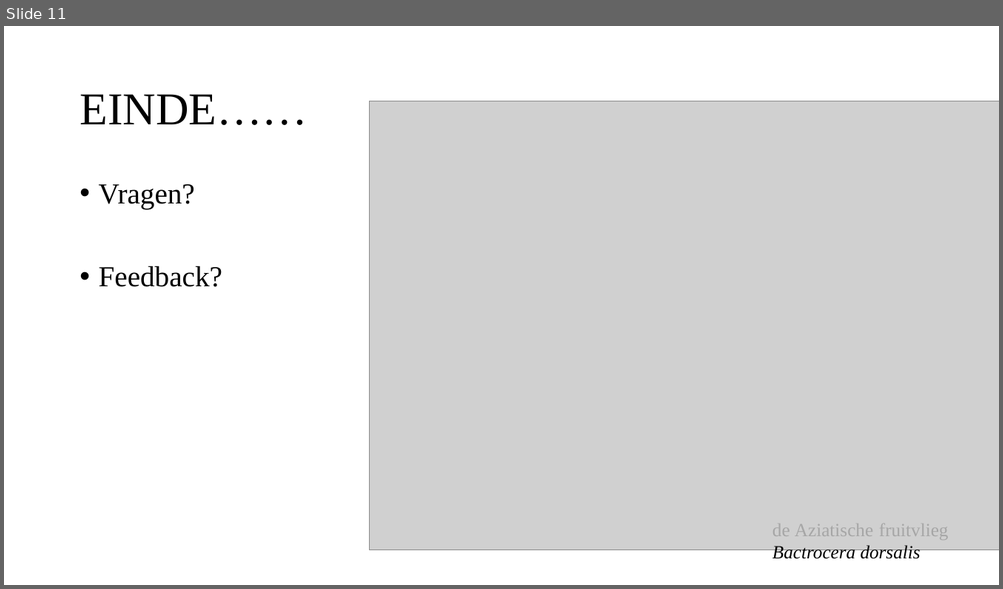
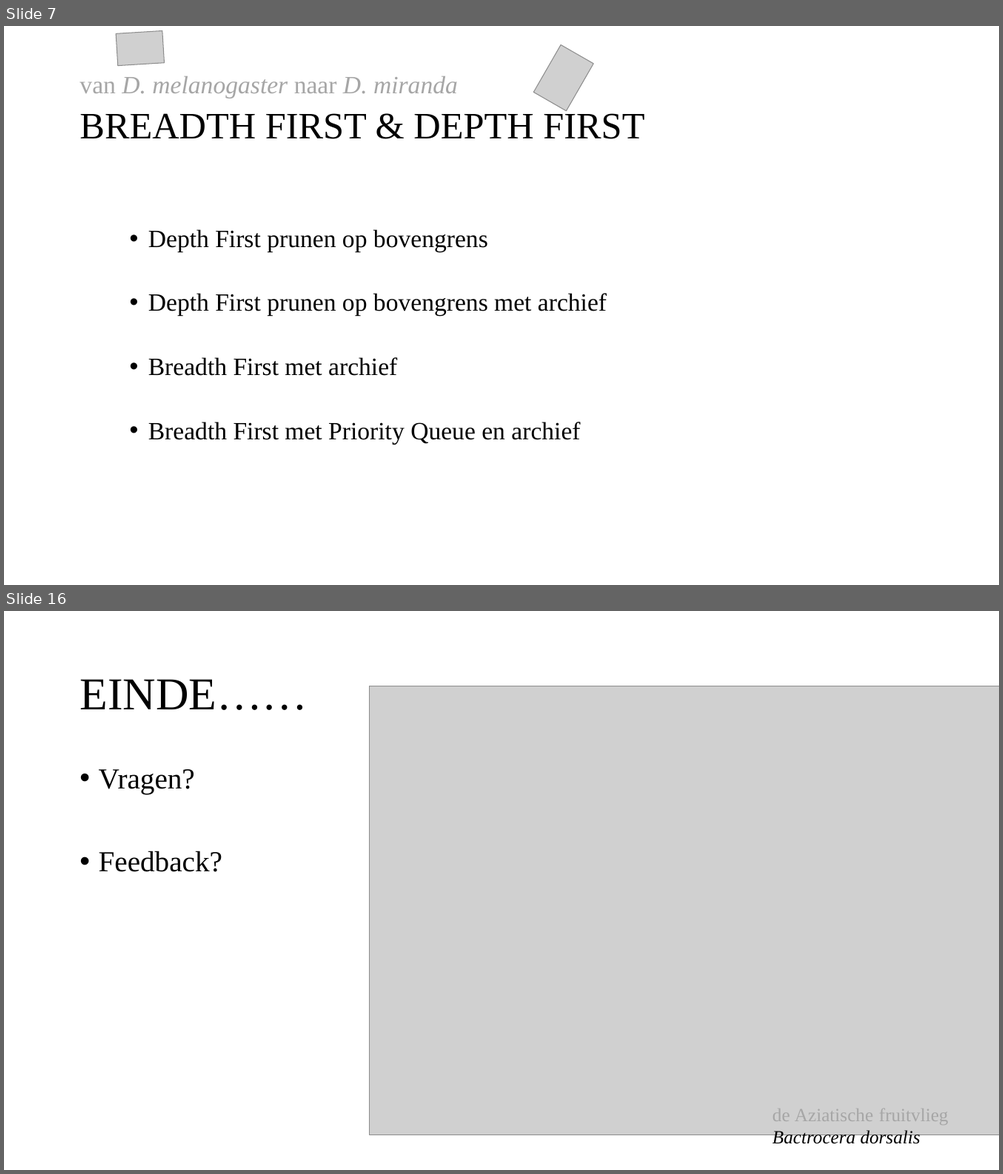
Before and after one commit to Leanderrr/fruitvliegen, a slide deck: verslaglegging en presentaties/Powerpont 1.pptx. Shown one above the other, each under a label of ours: slide 11 before the commit, slides 7 and 16 after it; the slides between them are not shown. The pictures are 1003x589 and 1003x1174 pixels, drawn with LibreOffice and Linux fonts; fonts in the diff are those of the drawing; grey boxes stand for pictures. Boxes give left, top, right and bottom in pixels: in the first picture for what was removed or moved away, otherwise in the second. Text is boxed around its words. In the diff, an @@ line names an element or a change of style, - is before the commit and + after.

```diff
--- a/verslaglegging en presentaties/Powerpont 1.pptx
+++ b/verslaglegging en presentaties/Powerpont 1.pptx
@@ slide 7 added at [4, 26, 999, 585], background #FFFFFF @@
@@ picture added at [116, 30, 164, 65] @@
@@ picture added at [533, 44, 593, 111] @@
@@ text added at [79, 76, 644, 139], 24 pt, text #A6A6A6 @@
+van D. melanogaster naar D. miranda
+BREADTH FIRST & DEPTH FIRST
@@ text added at [148, 230, 606, 444], 24 pt, text #000000 @@
+  • Depth First prunen op bovengrens
+  • Depth First prunen op bovengrens met archief
+  • Breadth First met archief
+  • Breadth First met Priority Queue en archief
@@ what was slide 11 is now slide 16 @@
```
Also in this commit, not shown: 1 slide changed, 7 other slides added, 3 slides removed.
